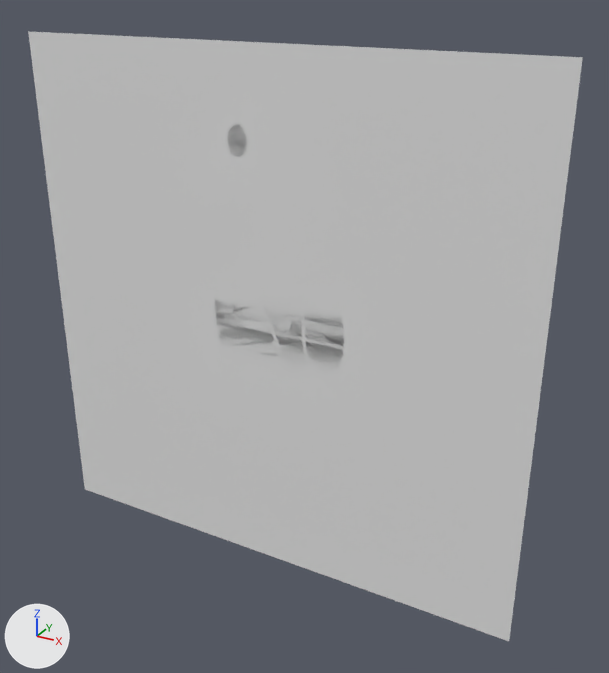
A saved change to the FBX model Assets/Minigames/Coloring/Prefabs/Seahorse/Seahorse.fbx.
One viewpoint serves both versions: a 50 mm camera at (2.97, -4.81, 2.44) aimed at (0.25, 0.13, -0.03). Every picture has the same lights, and +X, +Y and +Z are marked at lower left. Where no turn or scale is listed for an object, it has been applied to the vertices.

Script lines for the objects in view, before the commit:
```python
me_mesh = bpy.data.meshes.new('Mesh')
me_mesh.from_pydata(...)  # 98 vertices, 96 faces; spans x 32.2..63.5, y -32.5..44.3, z 0.0
me_mesh_003 = bpy.data.meshes.new('Mesh.003')
me_mesh_003.from_pydata(...)  # 71 vertices, 69 faces; spans x -27.0..-11.2, y 125.4..147.7, z 0.0
me_mesh_004 = bpy.data.meshes.new('Mesh.004')
me_mesh_004.from_pydata(...)  # 484 vertices, 482 faces; spans x -65.0..57.0, y -194.0..175.0, z 0.0
me_mesh_005 = bpy.data.meshes.new('Mesh.005')
me_mesh_005.from_pydata([(-2.0, 0.0, -2.0), (2.0, 0.0, -2.0), (-2.0, 0.0, 2.0), (2.0, 0.0, 2.0)], [], [(1, 3, 2, 0)])
me_mesh_005.materials.append(mat_mat_2)  # its picture is missing
ob_body = bpy.data.objects.new('Body', me_mesh_004)
ob_body.parent = ob_seahorse
ob_body.location = (0.0, 0.0, 0.0)
ob_eye = bpy.data.objects.new('Eye', me_mesh_003)
ob_eye.parent = ob_seahorse
ob_eye.location = (0.0, 0.0, 0.0)
ob_hair_1 = bpy.data.objects.new('Hair_1', me_mesh)
ob_hair_1.parent = ob_seahorse
ob_hair_1.location = (0.0, 0.0, 0.0)
ob_plane_1 = bpy.data.objects.new('Plane_1', me_mesh_005)
ob_plane_1.location = (0.0, 0.0, 0.0)
# also in view: 'Body_1' at (-0.17, 0.0, 0.07); 'Hair_2' at (0.3, 0.0, 1.23)
```
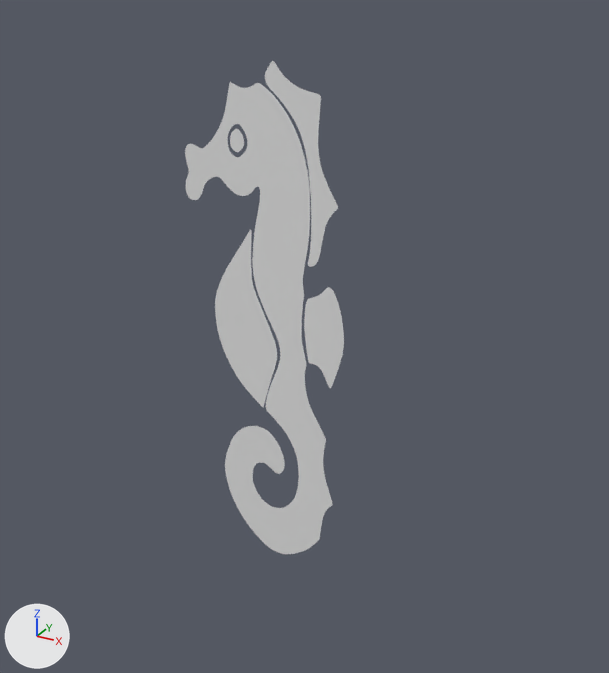
What differs and where, as boxes (x1, y1, x2, y2) in the pictures (609 x 673 px):
'Plane_1', deleted
    before: (28, 31, 583, 641)
'Eye', mesh rescaled, moved (25% narrower, 29% shorter)
    before: (228, 124, 247, 157)
    after: (230, 129, 244, 152)

The edits, one by one:
me_mesh_004 is used by ob_body; parent ob_seahorse; location (0.0, 0.0, 0.0).
me_mesh_004 had 484 vertices, 482 faces and spanned x -65.0..57.0, y -194.0..175.0, z 0.0.
me_mesh_004 now has 571 vertices, 562 faces and spans x -65.0..57.0, y -194.0..175.0, z 0.0.
me_mesh_004 part 2: the surface is now shaded smooth.
me_mesh_003 has 71 vertices, 69 faces and spans x -27.0..-11.2, y 125.4..147.7, z 0.0.
me_mesh_003 is used by ob_eye; parent ob_seahorse; location (0.0, 0.0, 0.0).
me_mesh_003 part 1: the whole mesh is scaled about the mesh origin by (0.714, 0.714, 1).
Object 'Eye' (ob_eye) moves from (0.0, 0.0, 0.0) to (-5.766, 39.18, 0.0).
Object 'Plane_1' (ob_plane_1) is deleted.
